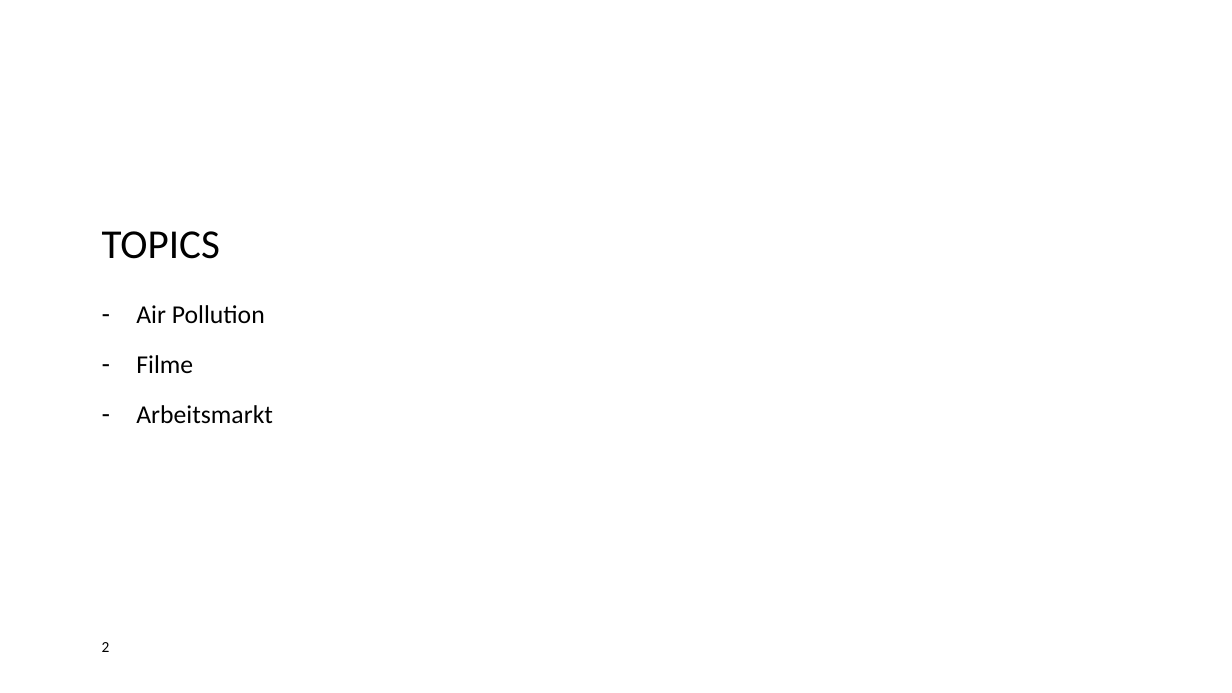
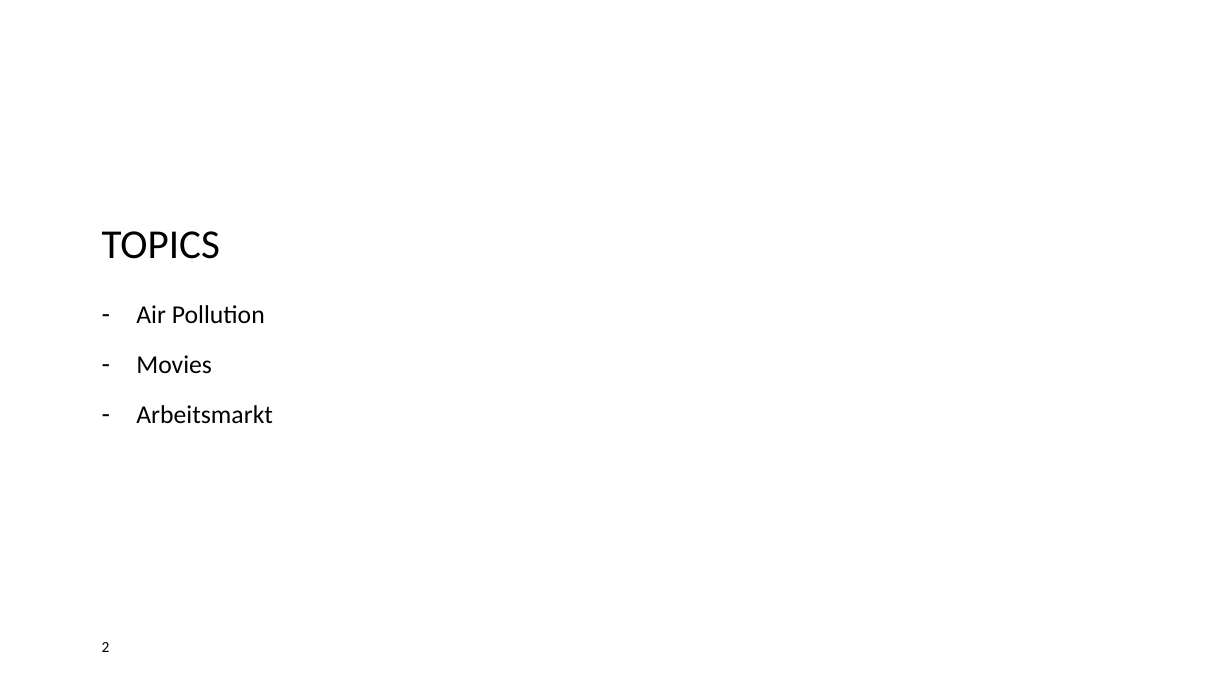
Before and after one commit to lennartklose96/DataScienceProject, a slide deck: slide 2 of Data-Science-Project.pptx. Drawn at 1232x693 pixels with LibreOffice and Linux fonts; fonts in the diff are those of the drawing; background and template pictures are left out. Boxes give left, top, right and bottom in pixels: in the first picture for what was removed or moved away, otherwise in the second. Text is boxed around its words. In the diff, an @@ line names an element or a change of style, - is before the commit and + after.

Commit message:
Movies hinzugefügt

```diff
--- a/Data-Science-Project.pptx
+++ b/Data-Science-Project.pptx
@@ text at <box>136,355,212,374</box>: text changed @@
-– Filme
+– Movies
```
Also in this commit, not shown: 1 other slide changed, 5 slides added, 3 slides removed, 1 other file.
